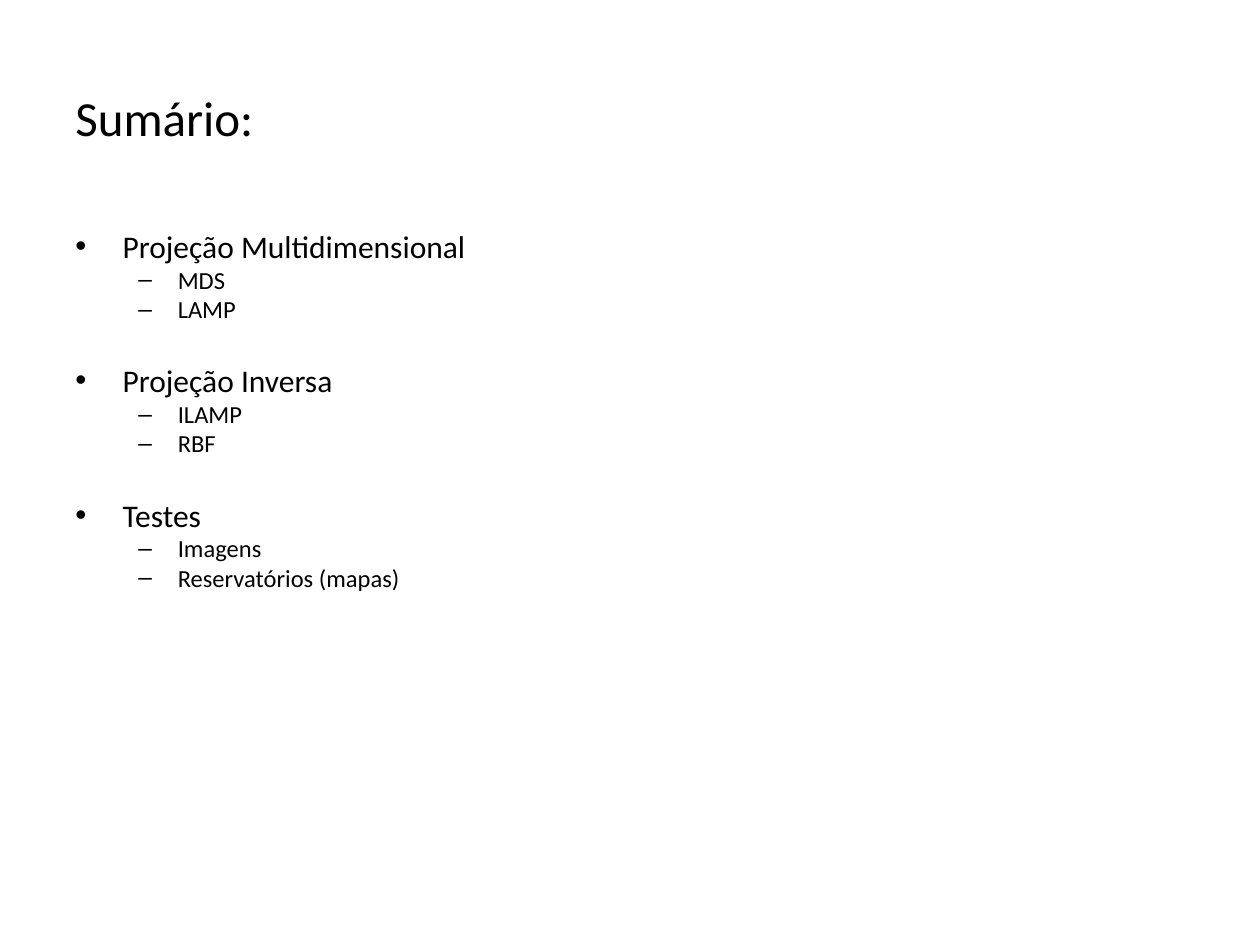
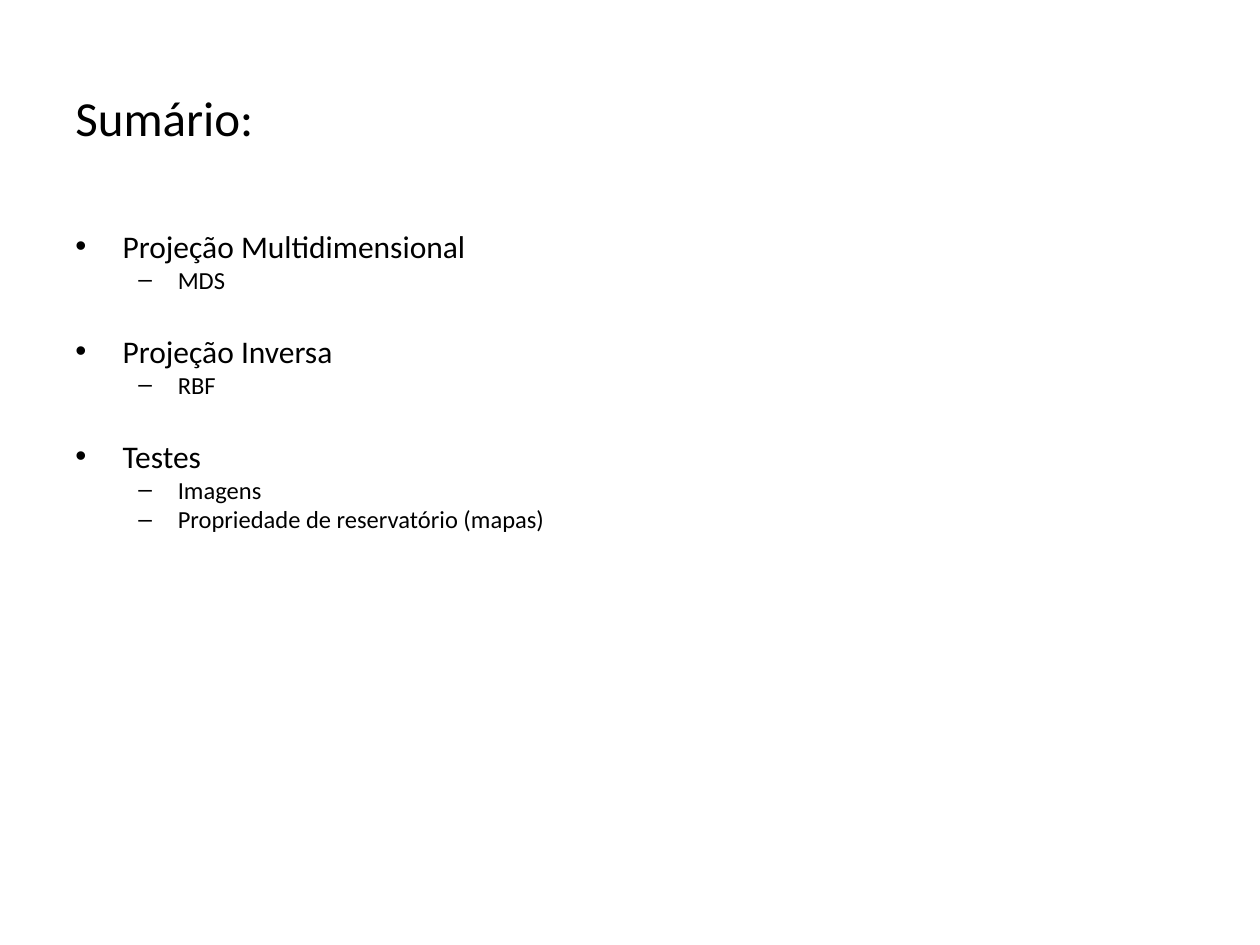
Before and after one commit to lquatrin/inf2031, a slide deck: slide 2 of pres.pptx [Repaired].pptx. Drawn at 1260x945 pixels with LibreOffice and Linux fonts; fonts in the diff are those of the drawing. Boxes give left, top, right and bottom in pixels: in the first picture for what was removed or moved away, otherwise in the second. Text is boxed around its words. In the diff, an @@ line names an element or a change of style, - is before the commit and + after.

```diff
--- a/pres.pptx [Repaired].pptx
+++ b/pres.pptx [Repaired].pptx
@@ text at (x1=178, y1=302, x2=236, y2=318): paragraph removed @@
-  – LAMP
@@ text at (x1=178, y1=407, x2=242, y2=423): paragraph removed @@
-  – ILAMP
@@ text at (x1=178, y1=510, x2=543, y2=532): text changed @@
-  – Reservatórios (mapas)
+  – Propriedade de reservatório (mapas)
```
Also in this commit, not shown: 3 other slides changed, 26 slides added, 3 slides removed, 4 other files.
